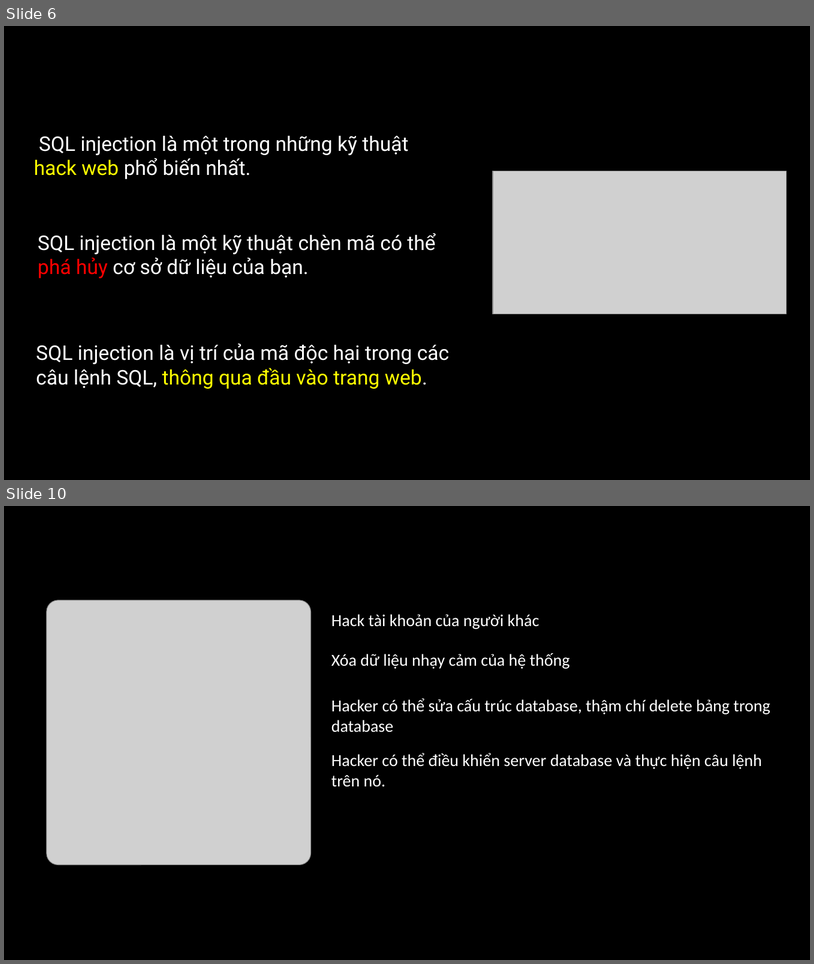
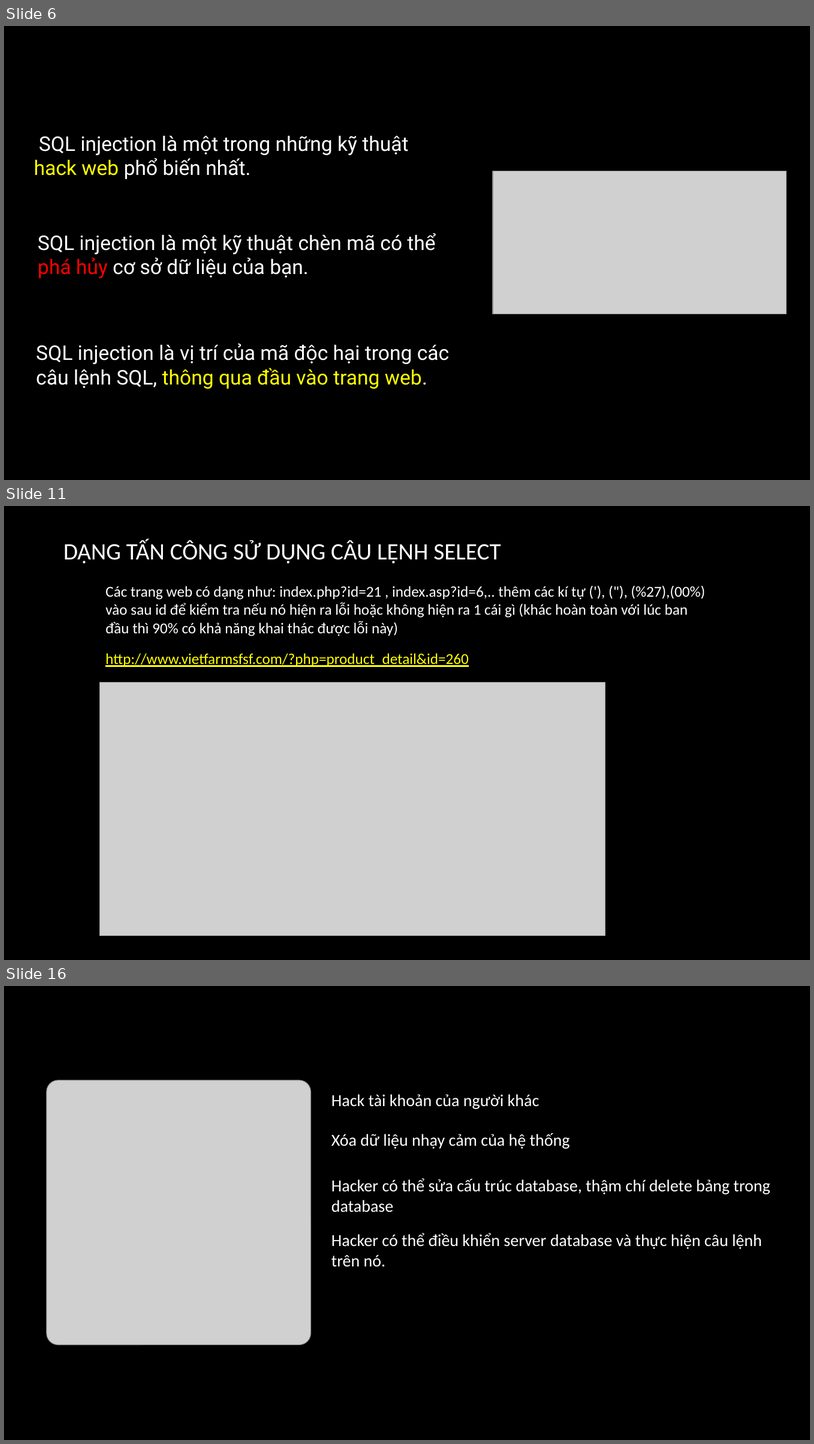
Before and after one commit to phamthanhtrungg/sql-injection, a slide deck: presentation.pptx. Shown one above the other, each under a label of ours: slides 6 and 10 before the commit, slides 6, 11 and 16 after it; the slides between them are not shown. The pictures are 814x964 and 814x1444 pixels, drawn with LibreOffice and Linux fonts; fonts in the diff are those of the drawing; grey boxes stand for pictures; background and template pictures are left out. Boxes give left, top, right and bottom in pixels: in the first picture for what was removed or moved away, otherwise in the second. Text is boxed around its words. In the diff, an @@ line names an element or a change of style, - is before the commit and + after.

```diff
--- a/presentation.pptx
+++ b/presentation.pptx
@@ slide 11 added at [4,506,810,960], background picture (left out) @@
@@ title added at [63,540,501,564], 28 pt, text #FFFFFF @@
+DẠNG TẤN CÔNG SỬ DỤNG CÂU LỆNH SELECT
@@ text added at [105,585,705,636], 18 pt, text #FFFFFF @@
+Các trang web có dạng như: index.php?id=21 , index.asp?id=6,.. thêm các kí tự ('), ("), (%27),(00%) vào sau id để kiểm tra nếu nó hiện ra lỗi hoặc không hiện ra 1 cái gì (khác hoàn toàn với lúc ban đầu thì 90% có khả năng khai thác được lỗi này)
@@ text added at [105,653,469,667], 18 pt, text #FFFF00, underline @@
+http://www.vietfarmsfsf.com/?php=product_detail&id=260
@@ picture added at [99,682,605,936] @@
@@ what was slide 10 is now slide 16 @@
```
Also in this commit, not shown: 7 slides changed, 11 other slides added, 4 slides removed, 1 other file.
